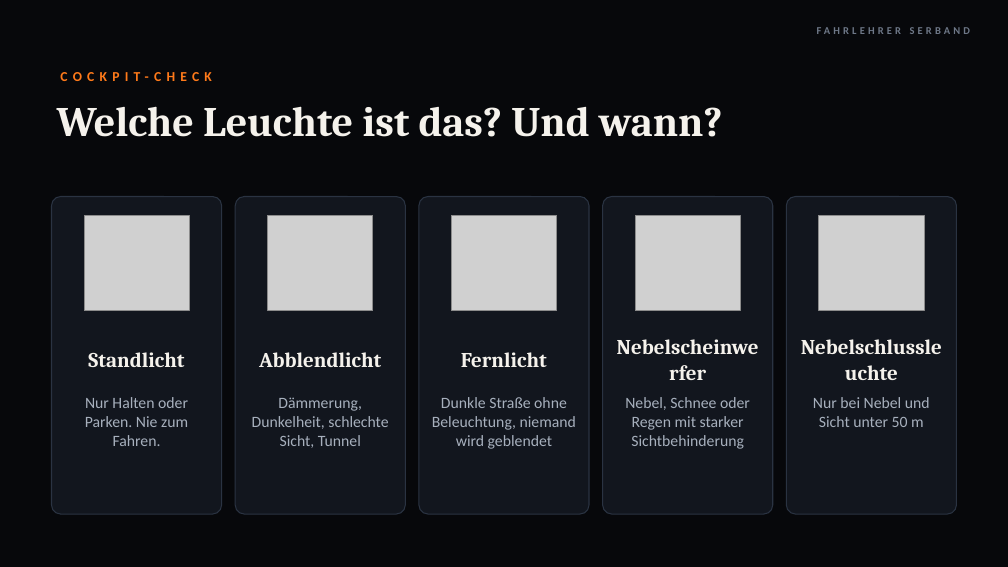
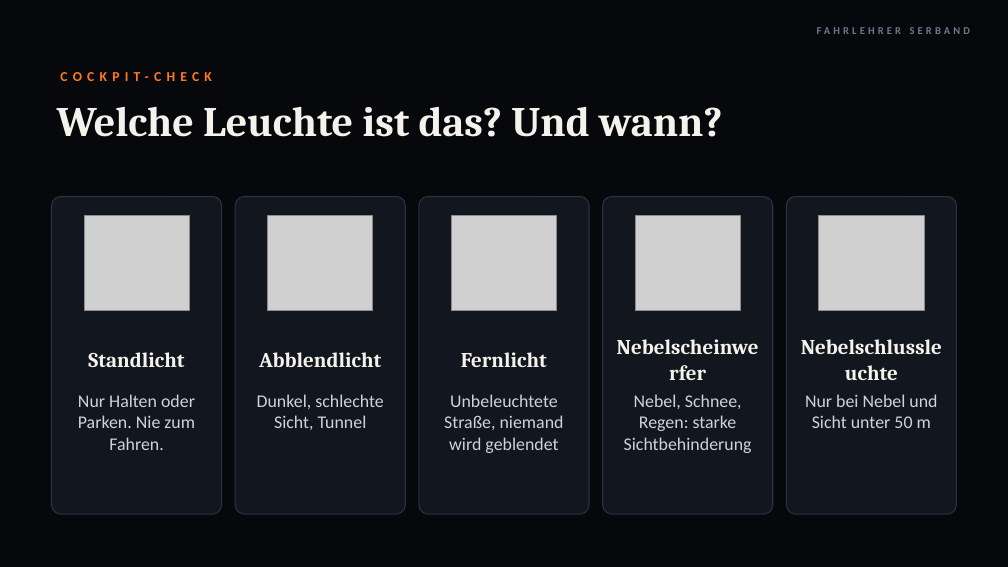
Before and after one commit to serband1995-hue/Fahrlehrer-Kompass-, a slide deck: slide 6 of theorie/lektion11/Lektion11_Besondere_Situationen.pptx. Drawn at 1008x567 pixels with LibreOffice and Linux fonts; fonts in the diff are those of the drawing; grey boxes stand for pictures; background and template pictures are left out. Boxes give left, top, right and bottom in pixels: in the first picture for what was removed or moved away, otherwise in the second. Text is boxed around its words. In the diff, an @@ line names an element or a change of style, - is before the commit and + after.

```diff
--- a/theorie/lektion11/Lektion11_Besondere_Situationen.pptx
+++ b/theorie/lektion11/Lektion11_Besondere_Situationen.pptx
@@ text "Nur Halten oder Parken. Nie ..." at box(78, 394, 195, 450): size 15 to 17 pt, text colour #A7B0BD to #CDD3DC @@
@@ text "Nur bei Nebel und Sicht ..." at box(805, 394, 937, 428): size 15 to 17 pt, text colour #A7B0BD to #CDD3DC @@
@@ text at box(257, 394, 383, 430): text changed; size 15 to 17 pt; text colour #A7B0BD to #CDD3DC @@
-Dämmerung, Dunkelheit, schlechte Sicht, Tunnel
+Dunkel, schlechte Sicht, Tunnel
@@ text at box(444, 394, 564, 453): text changed; size 15 to 17 pt; text colour #A7B0BD to #CDD3DC @@
-Dunkle Straße ohne Beleuchtung, niemand wird geblendet
+Unbeleuchtete Straße, niemand wird geblendet
@@ text at box(624, 394, 752, 453): text changed; size 15 to 17 pt; text colour #A7B0BD to #CDD3DC @@
-Nebel, Schnee oder Regen mit starker Sichtbehinderung
+Nebel, Schnee, Regen: starke Sichtbehinderung
```
Also in this commit, not shown: 21 other slides changed, 1 slide added, 1 slide removed, 2 other files.
